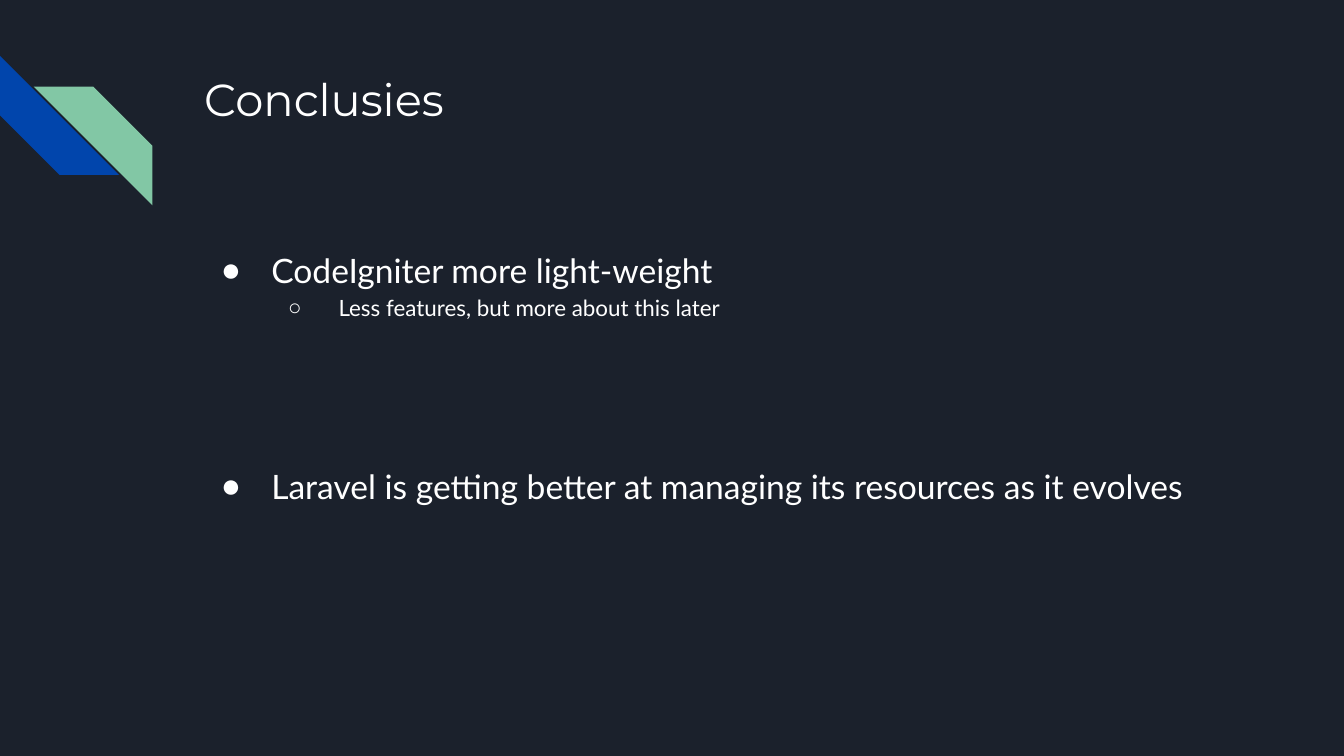
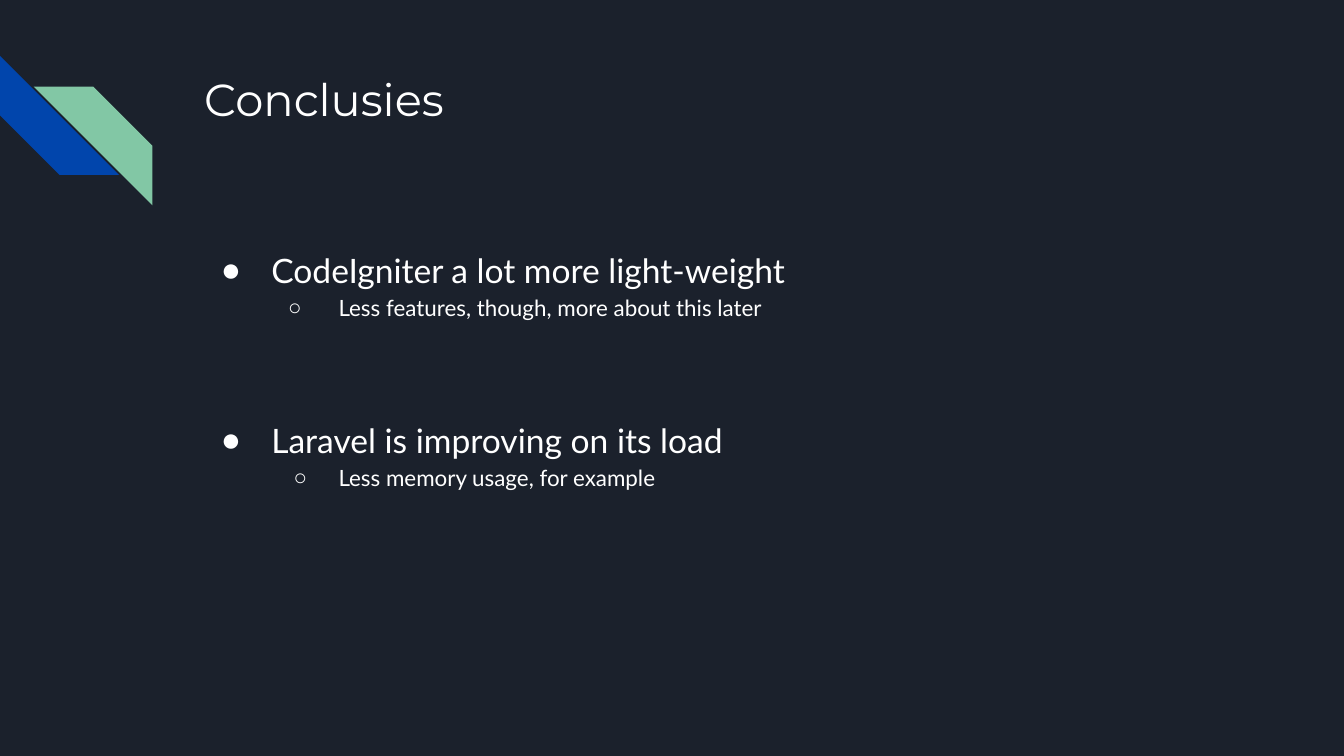
Before and after one commit to Tymodk/Comparative-Study, a slide deck: slide 14 of Laravel vs CodeIgniter.pptx. Drawn at 1344x756 pixels with LibreOffice and Linux fonts; fonts in the diff are those of the drawing. Boxes give left, top, right and bottom in pixels: in the first picture for what was removed or moved away, otherwise in the second. Text is boxed around its words. In the diff, an @@ line names an element or a change of style, - is before the commit and + after.

```diff
--- a/Laravel vs CodeIgniter.pptx
+++ b/Laravel vs CodeIgniter.pptx
@@ text at box(271, 258, 784, 490): text changed; size 18 to 12 pt @@
-● CodeIgniter more light-weight
-  ○ Less features, but more about this later
-● Laravel is getting better at managing its resources as it evolves
+● CodeIgniter a lot more light-weight
+  ○ Less features, though, more about this later
+● Laravel is improving on its load
+  ○ Less memory usage, for example
```
Also in this commit, not shown: 3 other slides changed, 4 slides added, 3 other files.
